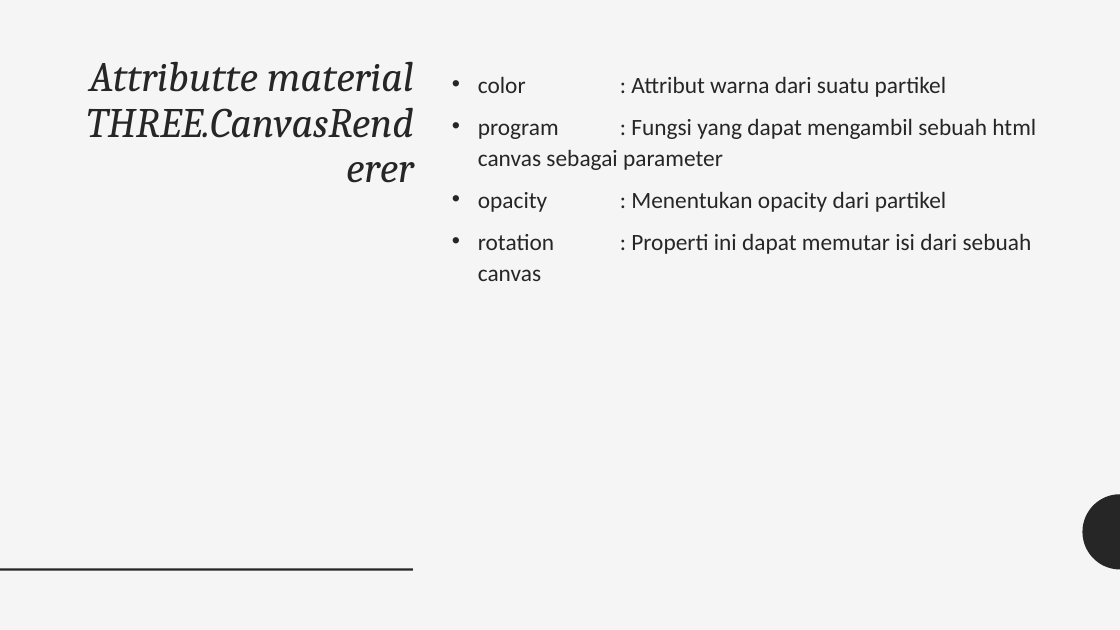
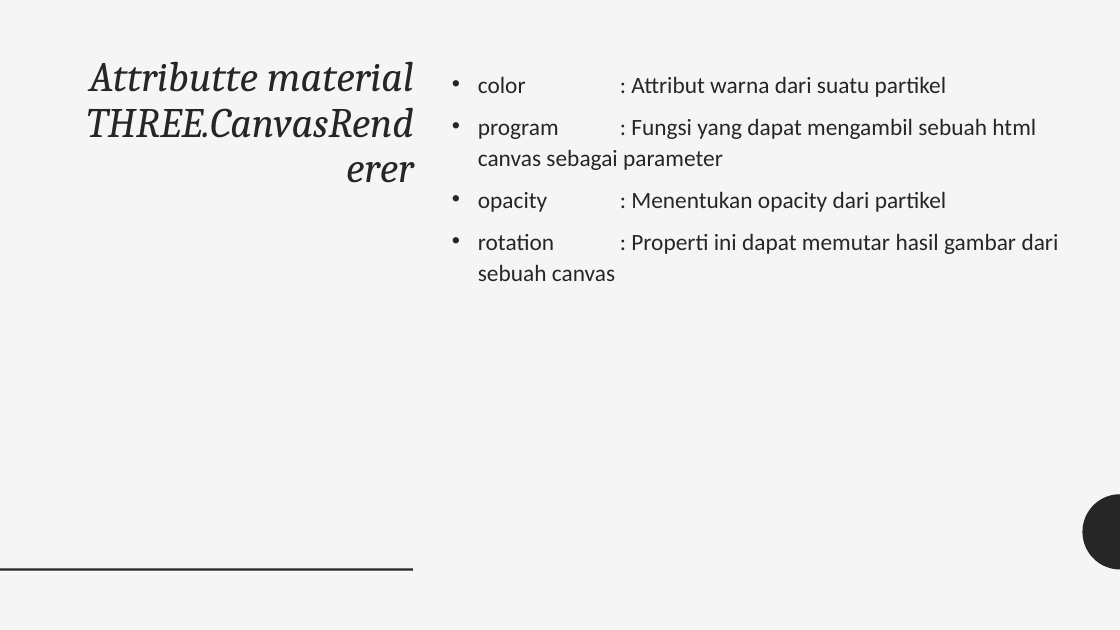
Before and after one commit to grafkom-d-if-its-2019/threejs-presentation-yolo, a slide deck: slide 8 of presentation/Particles, Sprites, and the Point Cloud.pptx. Drawn at 1120x630 pixels with LibreOffice and Linux fonts; fonts in the diff are those of the drawing. Boxes give left, top, right and bottom in pixels: in the first picture for what was removed or moved away, otherwise in the second. Text is boxed around its words. In the diff, an @@ line names an element or a change of style, - is before the commit and + after.

```diff
--- a/presentation/Particles, Sprites, and the Point Cloud.pptx
+++ b/presentation/Particles, Sprites, and the Point Cloud.pptx
@@ text at (x1=478, y1=233, x2=1059, y2=281): text changed @@
-• rotation : Properti ini dapat memutar isi dari sebuah canvas
+• rotation : Properti ini dapat memutar hasil gambar dari sebuah canvas
```
Also in this commit, not shown: 4 other slides changed.
